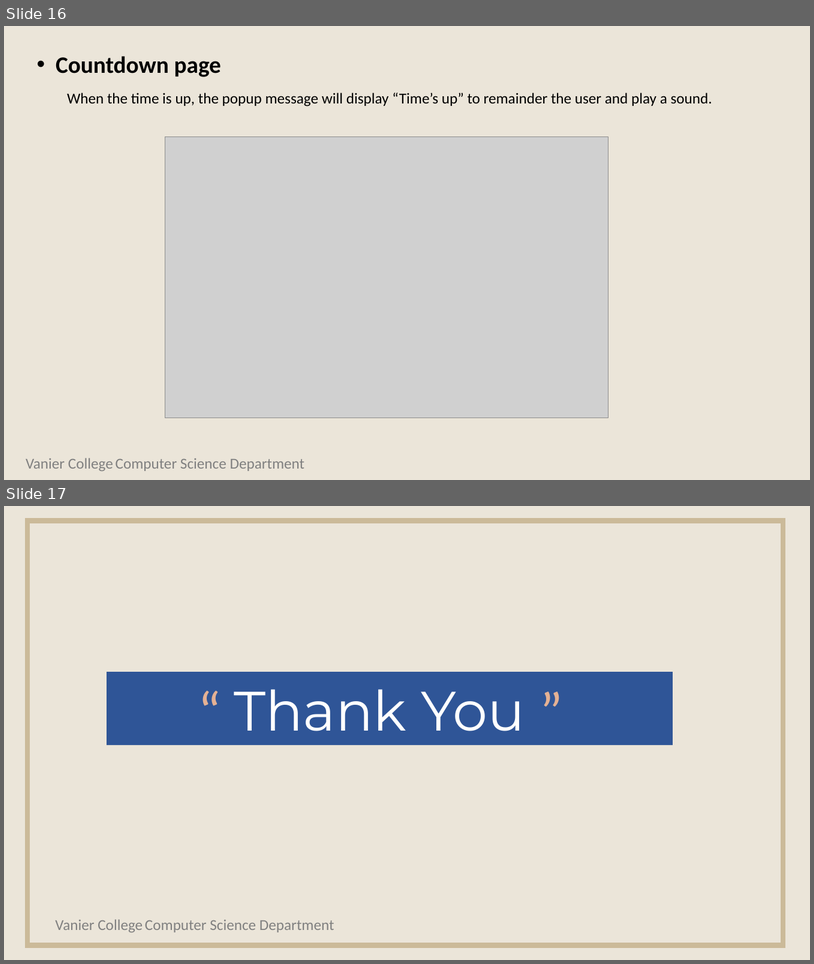
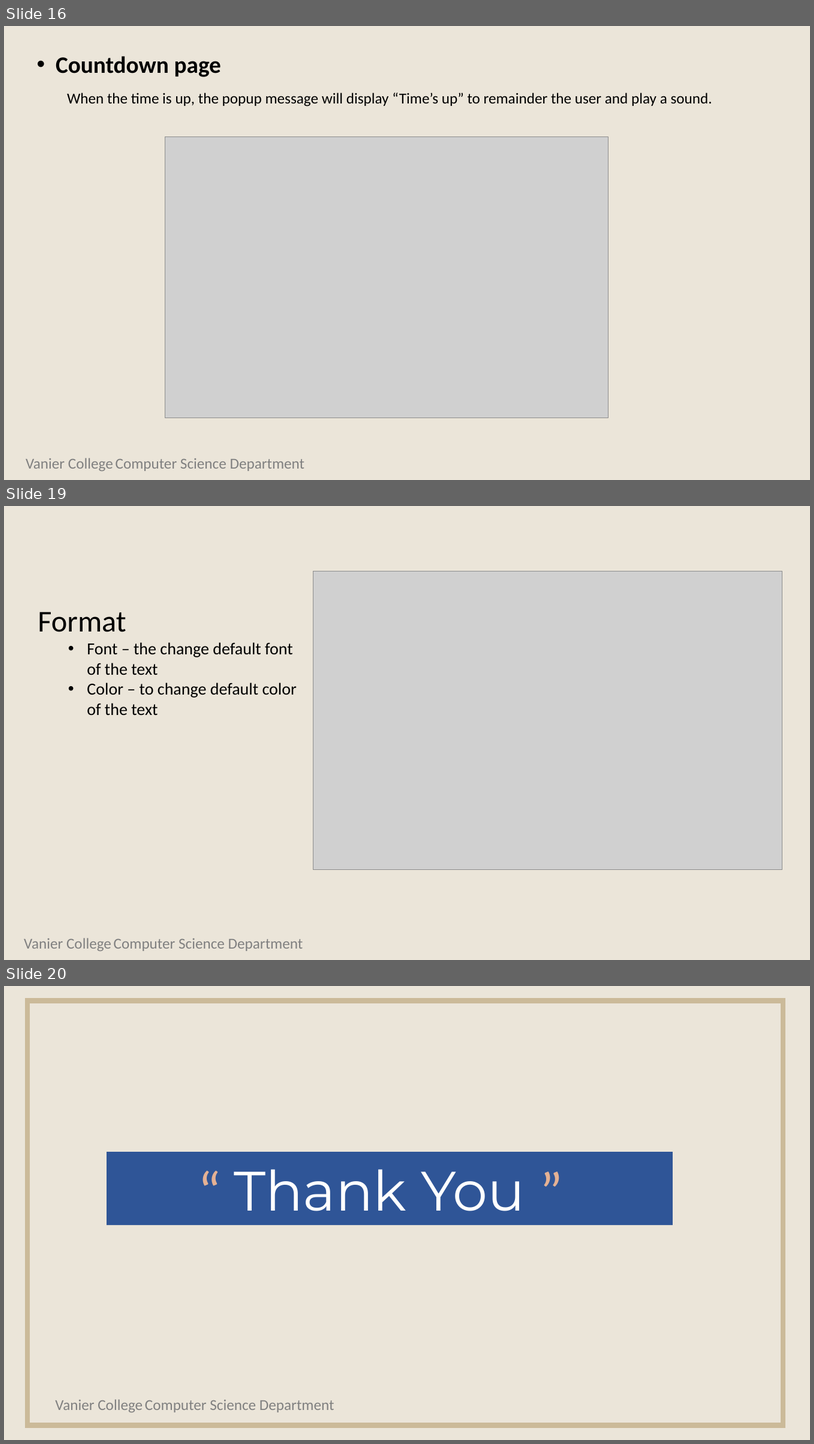
Before and after one commit to gbouzon/appdev-finalproject, a slide deck: App_Dev_Fianl_Project.pptx. Shown one above the other, each under a label of ours: slides 16 and 17 before the commit, slides 16, 19 and 20 after it; the slides between them are not shown. The pictures are 814x964 and 814x1444 pixels, drawn with LibreOffice and Linux fonts; fonts in the diff are those of the drawing; grey boxes stand for pictures. Boxes give left, top, right and bottom in pixels: in the first picture for what was removed or moved away, otherwise in the second. Text is boxed around its words. In the diff, an @@ line names an element or a change of style, - is before the commit and + after.

```diff
--- a/App_Dev_Fianl_Project.pptx
+++ b/App_Dev_Fianl_Project.pptx
@@ slide 19 added at <box>4,506,810,960</box>, background #EBE5D9 @@
@@ picture added at <box>314,571,783,869</box> @@
@@ text added at <box>38,612,297,715</box>, 20 pt, text #000000 @@
+Format
+  • Font – the change default font of the text
+  • Color – to change default color of the text
@@ text added at <box>24,937,303,951</box>, 18 pt, text #808080 @@
+Vanier College Computer Science Department
@@ what was slide 17 is now slide 20 @@
```
Also in this commit, not shown: 2 other slides added, 5 other files.
